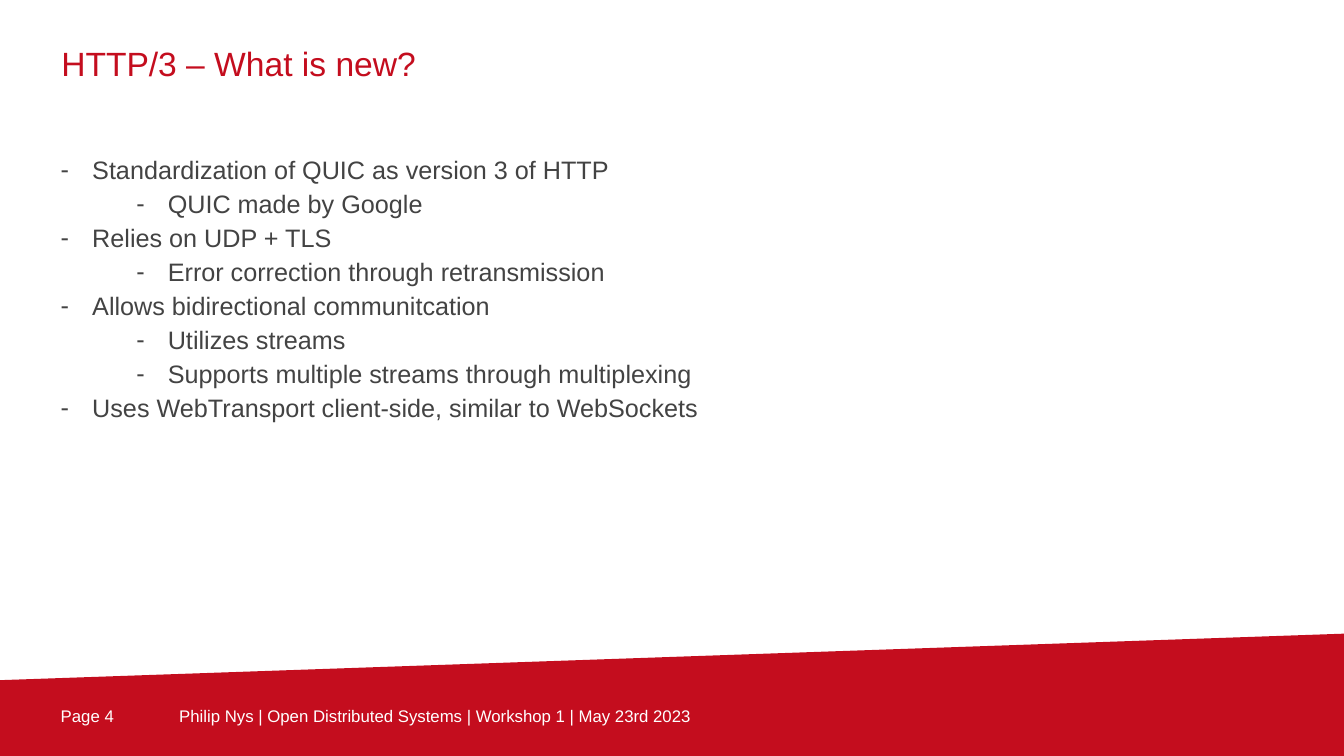
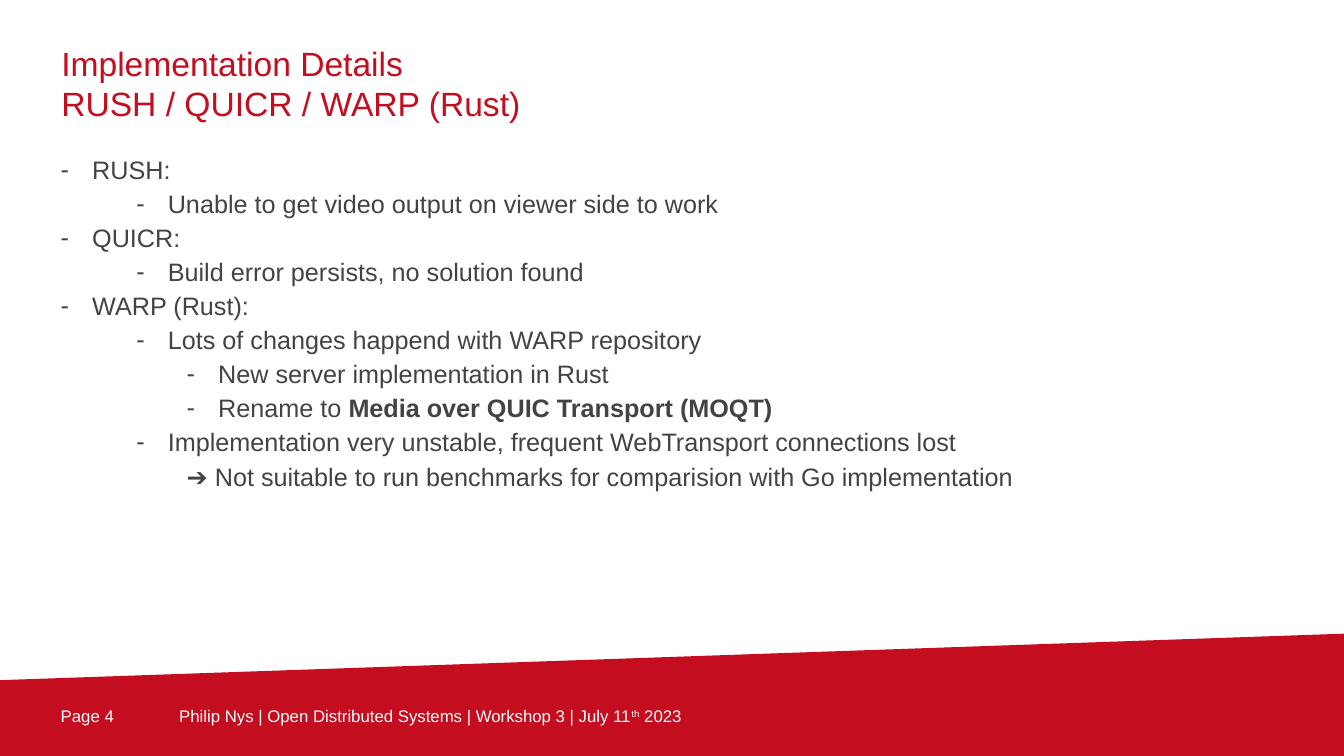
Before and after one commit to ArckyPN/tu-berlin-awt-pj-ss23-http3, a slide deck: slide 4 of Workshops/3/awt-pj-ss23-evaluation-of-http3-for-media-streaming-2.pptx. Drawn at 1344x756 pixels with LibreOffice and Linux fonts; fonts in the diff are those of the drawing; background and template pictures are left out. Boxes give left, top, right and bottom in pixels: in the first picture for what was removed or moved away, otherwise in the second. Text is boxed around its words. In the diff, an @@ line names an element or a change of style, - is before the commit and + after.

```diff
--- a/Workshops/3/awt-pj-ss23-evaluation-of-http3-for-media-streaming-2.pptx
+++ b/Workshops/3/awt-pj-ss23-evaluation-of-http3-for-media-streaming-2.pptx
@@ text at (61,51,520,123): text changed @@
-HTTP/3 – What is new?
+Implementation Details
+RUSH / QUICR / WARP (Rust)
@@ text at (92,161,1013,491): text changed @@
-– Standardization of QUIC as version 3 of HTTP
-  – QUIC made by Google
-– Relies on UDP + TLS
-  – Error correction through retransmission
-– Allows bidirectional communitcation
-  – Utilizes streams
-  – Supports multiple streams through multiplexing
-– Uses WebTransport client-side, similar to WebSockets
+– RUSH:
+  – Unable to get video output on viewer side to work
+– QUICR:
+  – Build error persists, no solution found
+– WARP (Rust):
+  – Lots of changes happend with WARP repository
+    – New server implementation in Rust
+    – Rename to Media over QUIC Transport (MOQT)
+  – Implementation very unstable, frequent WebTransport connections lost
+    ➔ Not suitable to run benchmarks for comparision with Go implementation
@@ text at (179,710,681,726): text changed @@
-Philip Nys | Open Distributed Systems | Workshop 1 | May 23rd 2023
+Philip Nys | Open Distributed Systems | Workshop 3 | July 11th 2023
```
Also in this commit, not shown: 4 other slides changed, 4 slides added, 4 slides removed, 2 other files.
